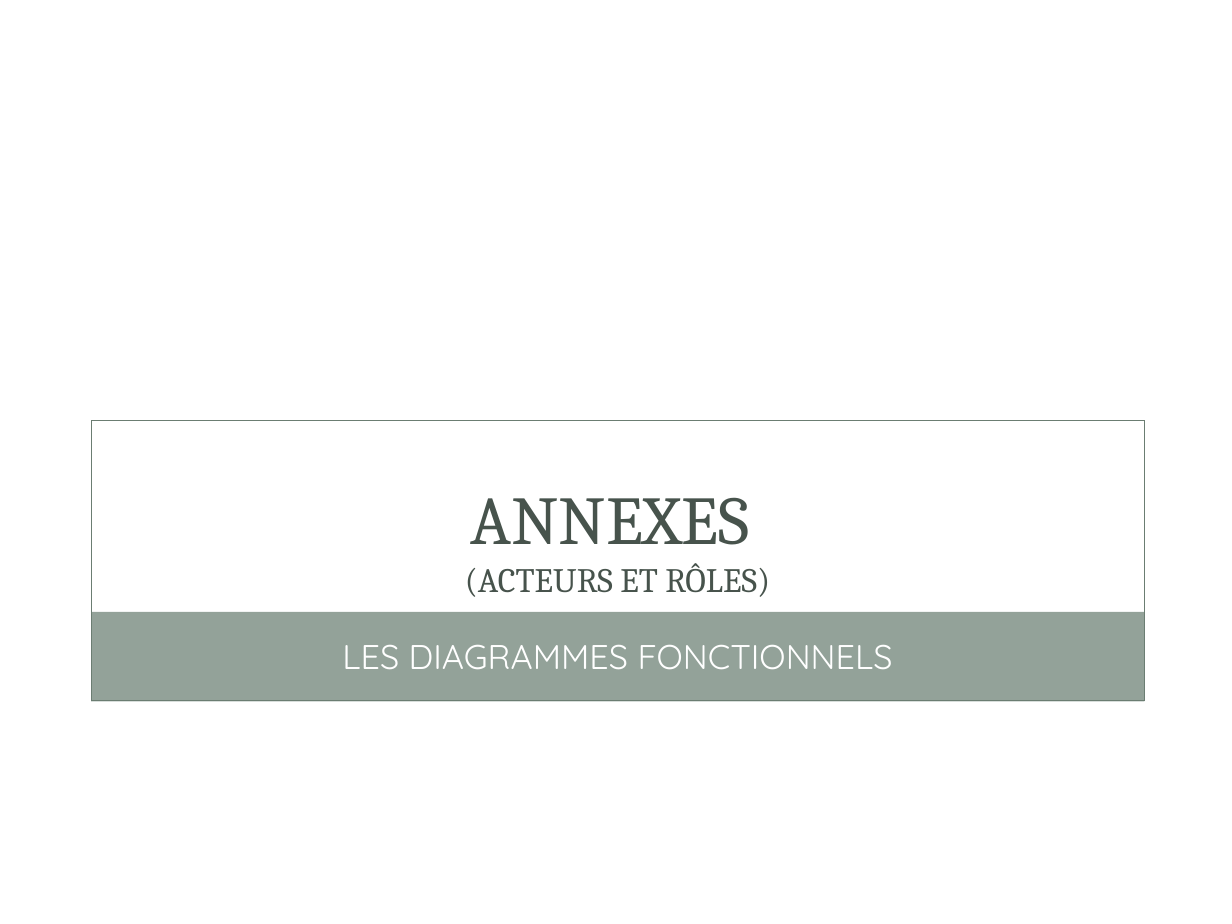
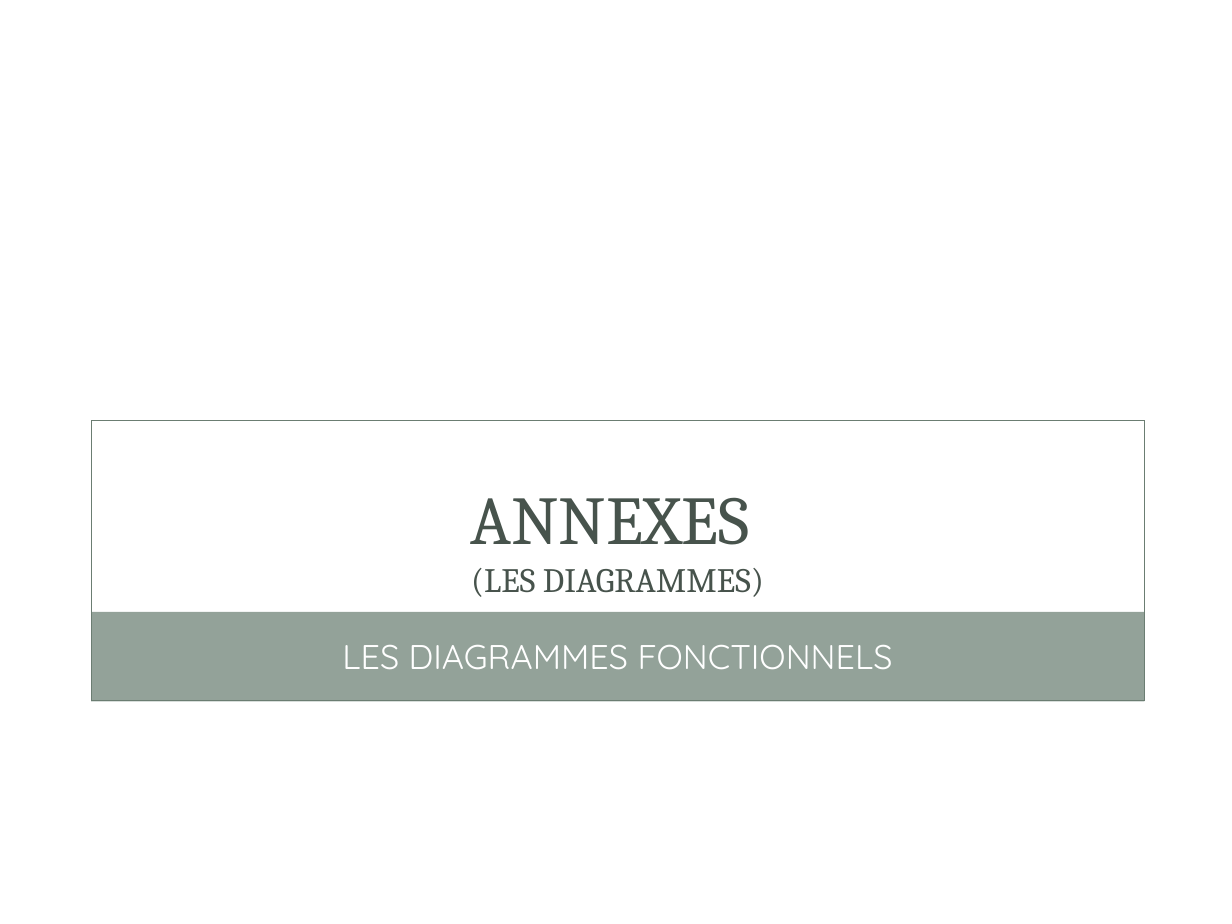
Before and after one commit to gestionsAbsences/gestionAbsences, a slide deck: slide 16 of Projet/Dossier/Projet de fin de fomation - Fred.ppt (slide 14 before the commit). Drawn at 1232x924 pixels with LibreOffice and Linux fonts; fonts in the diff are those of the drawing; background and template pictures are left out. Boxes give left, top, right and bottom in pixels: in the first picture for what was removed or moved away, otherwise in the second. Text is boxed around its words. In the diff, an @@ line names an element or a change of style, - is before the commit and + after.

```diff
--- a/Projet/Dossier/Projet de fin de fomation - Fred.ppt
+++ b/Projet/Dossier/Projet de fin de fomation - Fred.ppt
@@ title at [470, 497, 764, 597]: text changed @@
-ANNEXES
-(ACTEURS ET RÔLES)
+ANNEXES
+(LES DIAGRAMMES)
```
Also in this commit, not shown: 3 other slides changed, 2 slides added.
